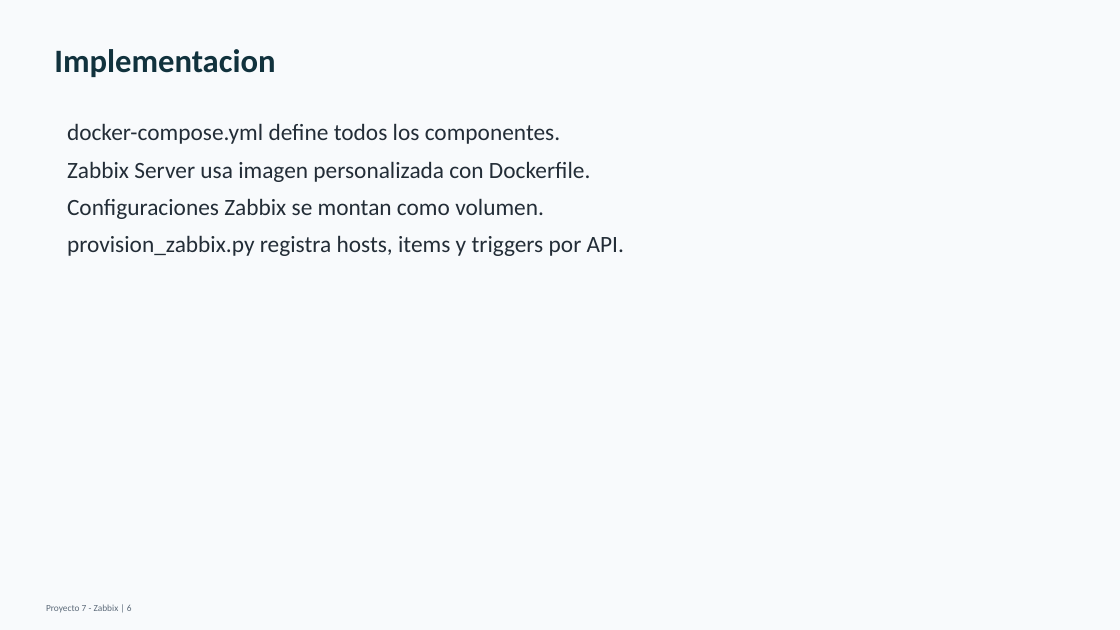
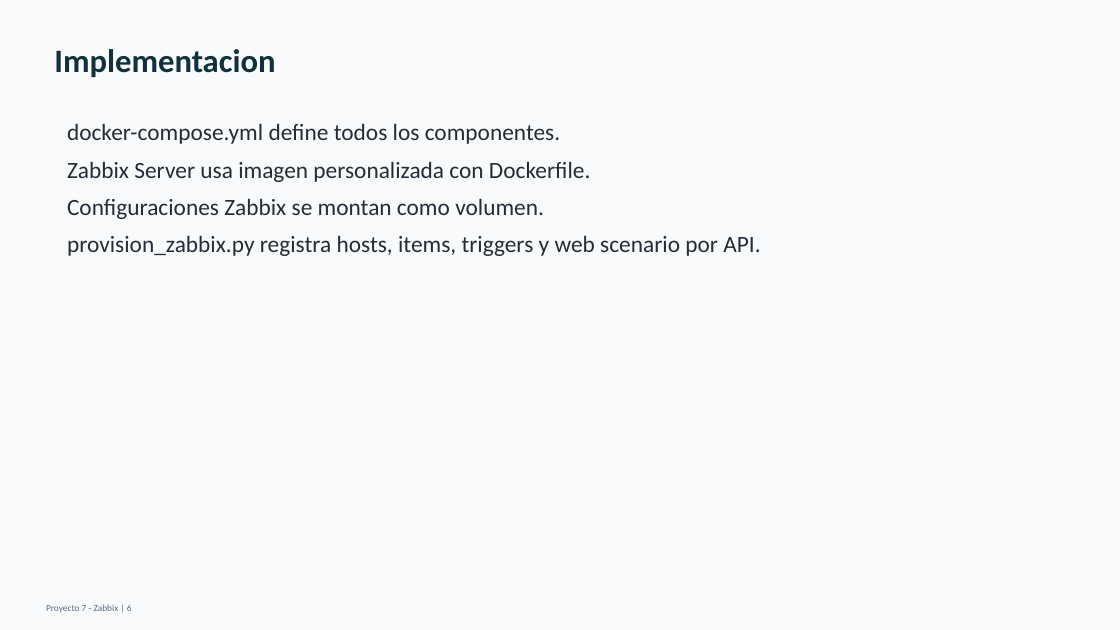
Before and after one commit to ballesterossmartsolutionssas/Proyecto7-Zabbix, a slide deck: slide 6 of entrega-final/Presentacion_Proyecto7_Zabbix.pptx. Drawn at 1120x630 pixels with LibreOffice and Linux fonts; fonts in the diff are those of the drawing. Boxes give left, top, right and bottom in pixels: in the first picture for what was removed or moved away, otherwise in the second. Text is boxed around its words. In the diff, an @@ line names an element or a change of style, - is before the commit and + after.

```diff
--- a/entrega-final/Presentacion_Proyecto7_Zabbix.pptx
+++ b/entrega-final/Presentacion_Proyecto7_Zabbix.pptx
@@ text at box(67, 235, 760, 256): text changed @@
-provision_zabbix.py registra hosts, items y triggers por API.
+provision_zabbix.py registra hosts, items, triggers y web scenario por API.
```
Also in this commit, not shown: 8 other slides changed, 2 slides added, 11 other files.
